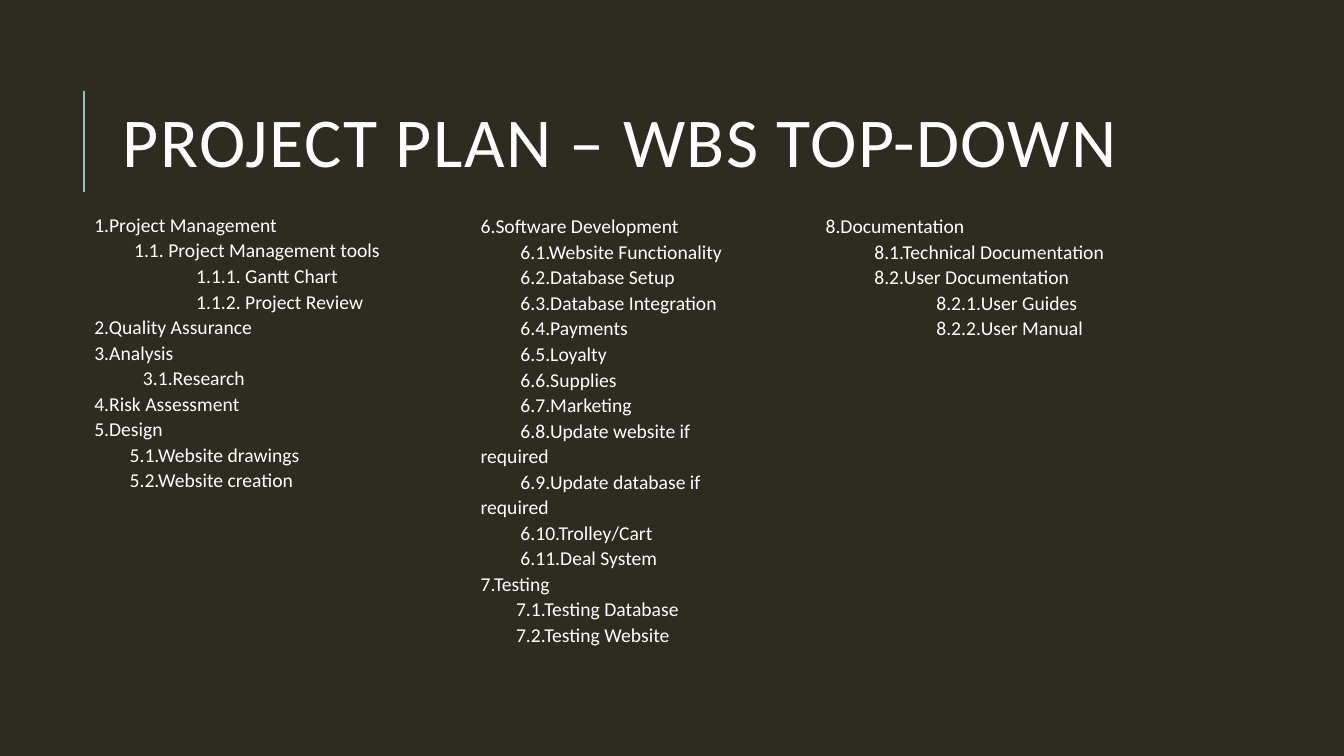
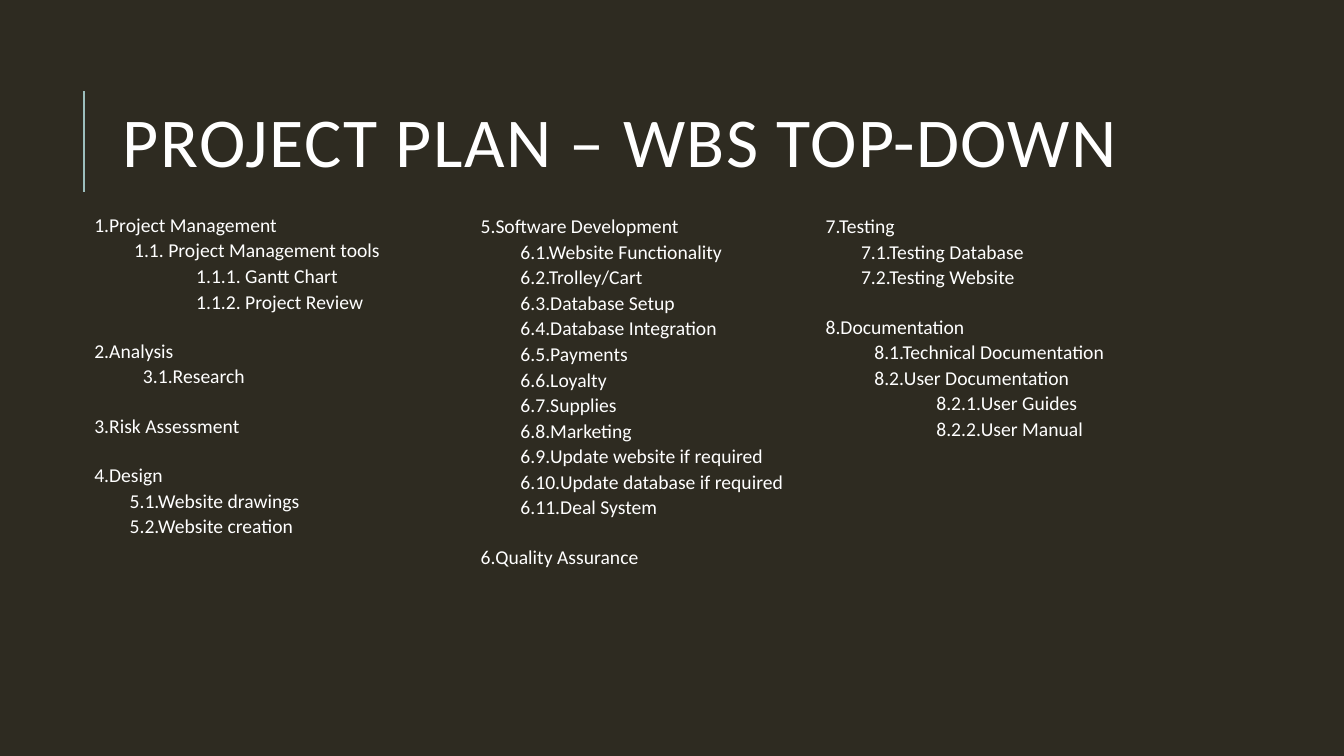
Before and after one commit to HamzaB93/UWL_Level5_Team_Project, a slide deck: slide 6 of Group_Docs/Team_Presentation_Group2.pptx. Drawn at 1344x756 pixels with LibreOffice and Linux fonts; fonts in the diff are those of the drawing. Boxes give left, top, right and bottom in pixels: in the first picture for what was removed or moved away, otherwise in the second. Text is boxed around its words. In the diff, an @@ line names an element or a change of style, - is before the commit and + after.

```diff
--- a/Group_Docs/Team_Presentation_Group2.pptx
+++ b/Group_Docs/Team_Presentation_Group2.pptx
@@ table at box(87, 212, 425, 539) @@
-row 2: 2.Quality Assurance
-row 3: 3.Analysis / 3.1.Research
-row 4: 4.Risk Assessment
-row 5: 5.Design / 5.1.Website drawings / 5.2.Website creation
+row 2: 
+row 3: 2.Analysis / 3.1.Research
+row 4: 
+row 5: 3.Risk Assessment
+row 6: 
+row 7: 4.Design / 5.1.Website drawings / 5.2.Website creation
@@ table at box(473, 214, 818, 571) @@
-row 1: 6.Software Development / 6.1.Website Functionality / 6.2.Database Setup / 6.3.Database Integration / 6.4.Payments / 6.5.Loyalty / 6.6.Supplies / 6.7.Marketing / 6.8.Update website if required / 6.9.Update database if required / 6.10.Trolley/Cart / 6.11.Deal System
-row 2: 7.Testing / 7.1.Testing Database / 7.2.Testing Website
+row 1: 5.Software Development / 6.1.Website Functionality / 6.2.Trolley/Cart / 6.3.Database Setup / 6.4.Database Integration / 6.5.Payments / 6.6.Loyalty / 6.7.Supplies / 6.8.Marketing / 6.9.Update website if required / 6.10.Update database if required / 6.11.Deal System
+row 2: 
+row 3: 6.Quality Assurance
@@ table: place and size @@
-table at box(473, 214, 770, 650)
+table at box(473, 214, 818, 571)
@@ table at box(819, 214, 1116, 441) @@
+row 1: 7.Testing / 7.1.Testing Database / 7.2.Testing Website
+row 2: 
```
Also in this commit, not shown: 2 other slides changed.
